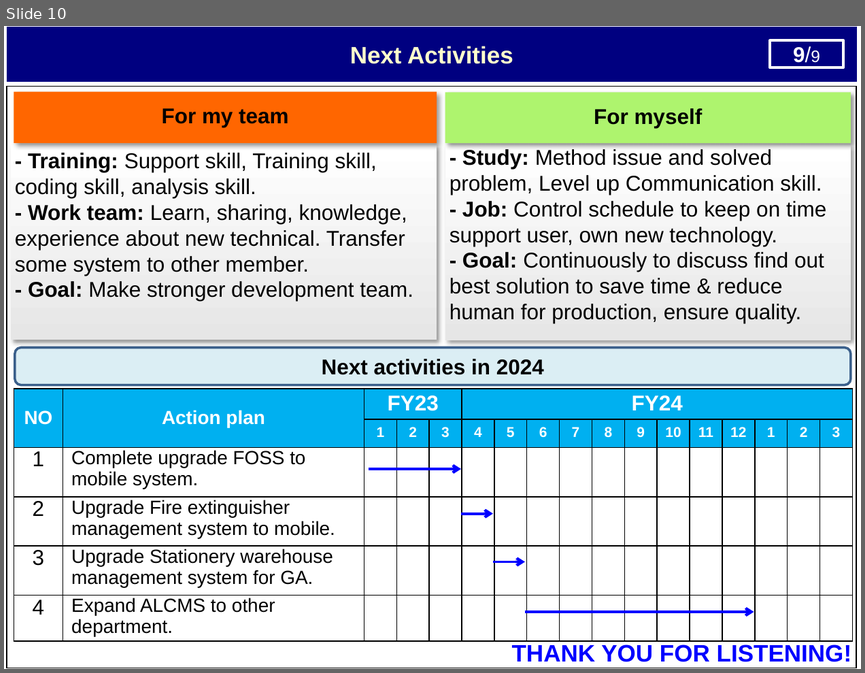
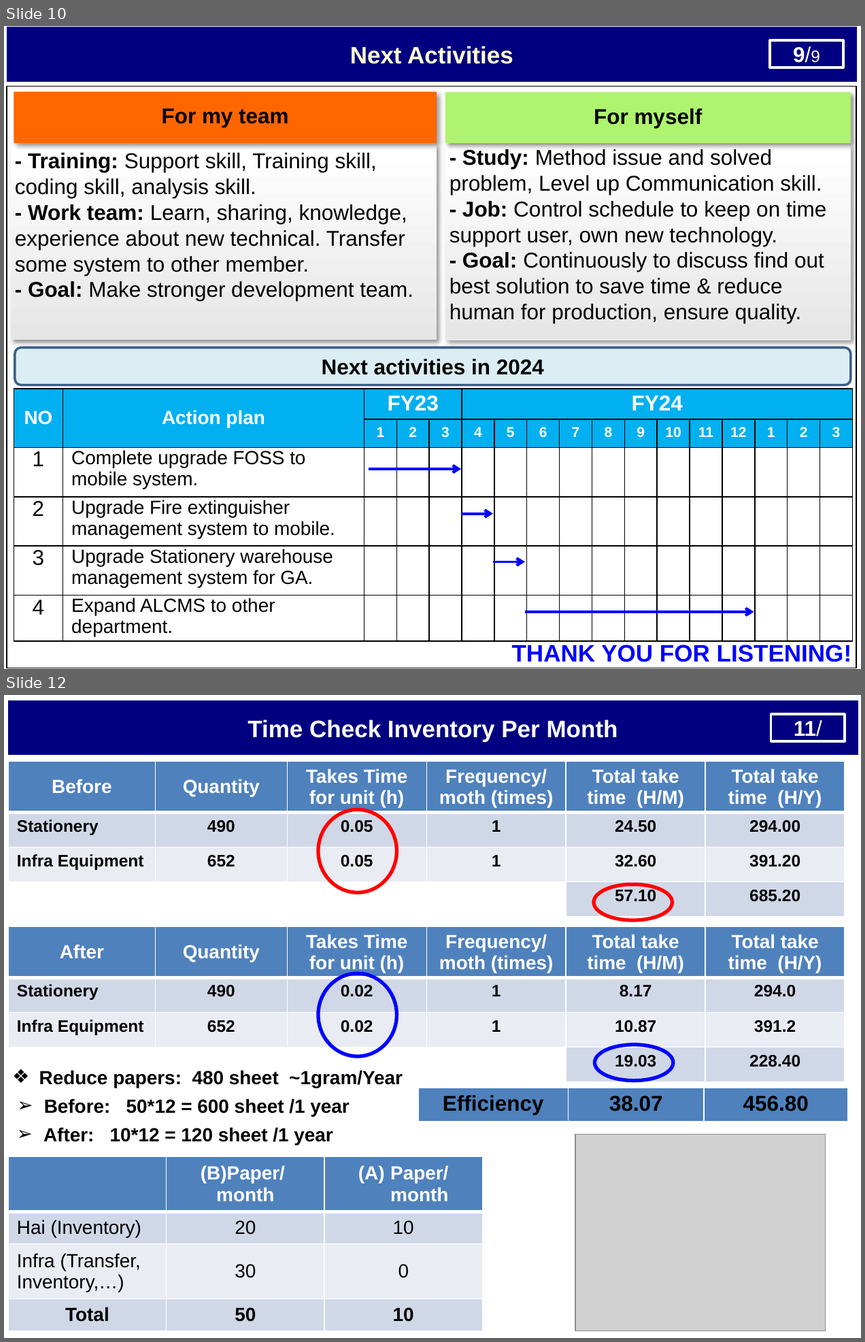
Before and after one commit to thietbicongnghevietnam/ReportPSNV, a slide deck: Report_Nguyen Nhu Minh.pptx. Shown one above the other, each under a label of ours: slide 10 before the commit, slides 10 and 12 after it; the slides between them are not shown. The pictures are 865x673 and 865x1342 pixels, drawn with LibreOffice and Linux fonts; fonts in the diff are those of the drawing; grey boxes stand for pictures. Boxes give left, top, right and bottom in pixels: in the first picture for what was removed or moved away, otherwise in the second. Text is boxed around its words. In the diff, an @@ line names an element or a change of style, - is before the commit and + after.

```diff
--- a/Report_Nguyen Nhu Minh.pptx
+++ b/Report_Nguyen Nhu Minh.pptx
@@ slide 12 added at box(4, 695, 861, 1338), background #FFFFFF @@
@@ rectangle added at box(8, 701, 857, 755), fill #000080, outline #000080 0.75 pt, 20 pt, text #FFFFFF, bold @@
+Time Check Inventory Per Month
@@ rectangle added at box(771, 714, 844, 741), outline #FFFFFF 2 pt, 18 pt, text #FFFFFF, bold @@
+11/
@@ table added at box(8, 761, 847, 919), 4 rows, 6 columns @@
+Before | Quantity | Takes Time for unit (h) | Frequency/ / moth (times) | Total take time (H/M) | Total take time (H/Y)
+Stationery | 490 | 0.05 | 1 | 24.50 | 294.00
+Infra Equipment | 652 | 0.05 | 1 | 32.60 | 391.20
+ |  |  |  | 57.10 | 685.20
@@ ellipse added at box(318, 810, 397, 893), outline #FF0000 3 pt @@
@@ ellipse added at box(594, 884, 672, 920), outline #FF0000 3 pt @@
@@ table added at box(8, 926, 847, 1085), 4 rows, 6 columns @@
+After | Quantity | Takes Time for unit (h) | Frequency/ / moth (times) | Total take time (H/M) | Total take time (H/Y)
+Stationery | 490 | 0.02 | 1 | 8.17 | 294.0
+Infra Equipment | 652 | 0.02 | 1 | 10.87 | 391.2
+ |  |  |  | 19.03 | 228.40
@@ ellipse added at box(318, 974, 397, 1057), outline #0000FF 3 pt @@
@@ ellipse added at box(594, 1045, 673, 1081), outline #0000FF 3 pt @@
@@ text added at box(39, 1070, 402, 1087), 16 pt, text #000000, bold @@
+❖ Reduce papers: 480 sheet ~1gram/Year
@@ text added at box(44, 1098, 349, 1116), 16 pt, text #000000, bold @@
+➢ Before: 50*12 = 600 sheet /1 year
@@ table added at box(418, 1087, 847, 1123), 1 rows, 3 columns @@
+Efficiency | 38.07 | 456.80
@@ text added at box(43, 1127, 332, 1144), 16 pt, text #000000, bold @@
+➢ After: 10*12 = 120 sheet /1 year
@@ picture added at box(575, 1134, 825, 1331) @@
@@ table added at box(8, 1156, 481, 1330), 4 rows, 3 columns @@
+ | (B)Paper/ / month | Paper/ month
+Hai (Inventory) | 20 | 10
+Infra (Transfer, Inventory,…) | 30 | 0
+Total | 50 | 10
```
Also in this commit, not shown: 3 slides changed, 3 other slides added, 1 other file.
